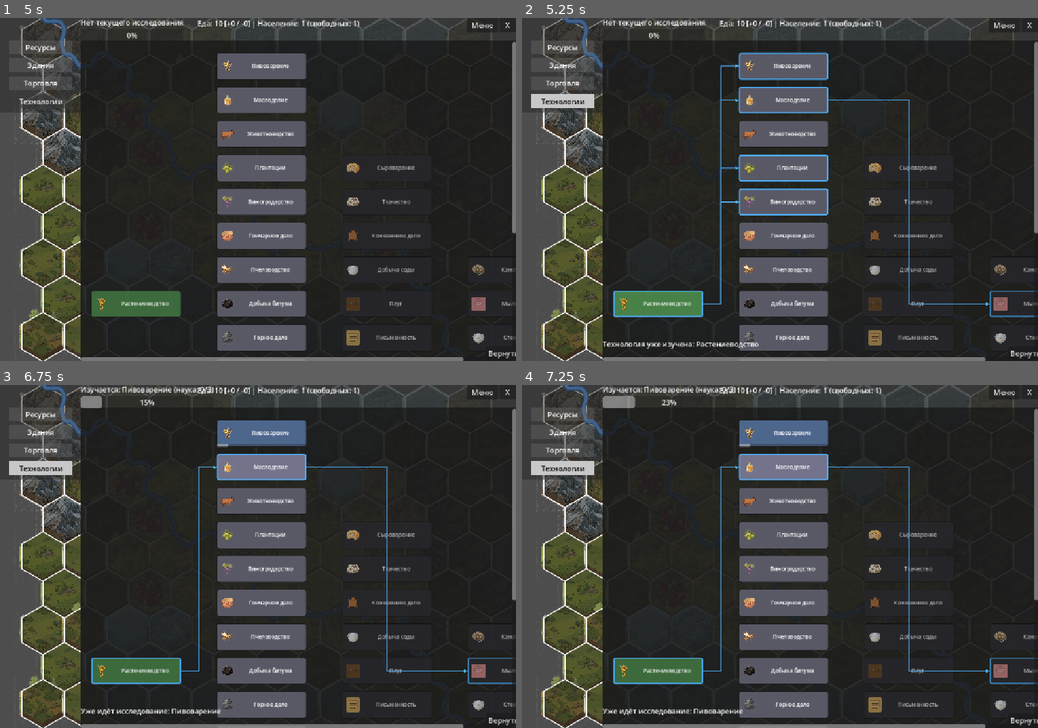
Above: before the commit, frames 1-4 (two rows, left to right).
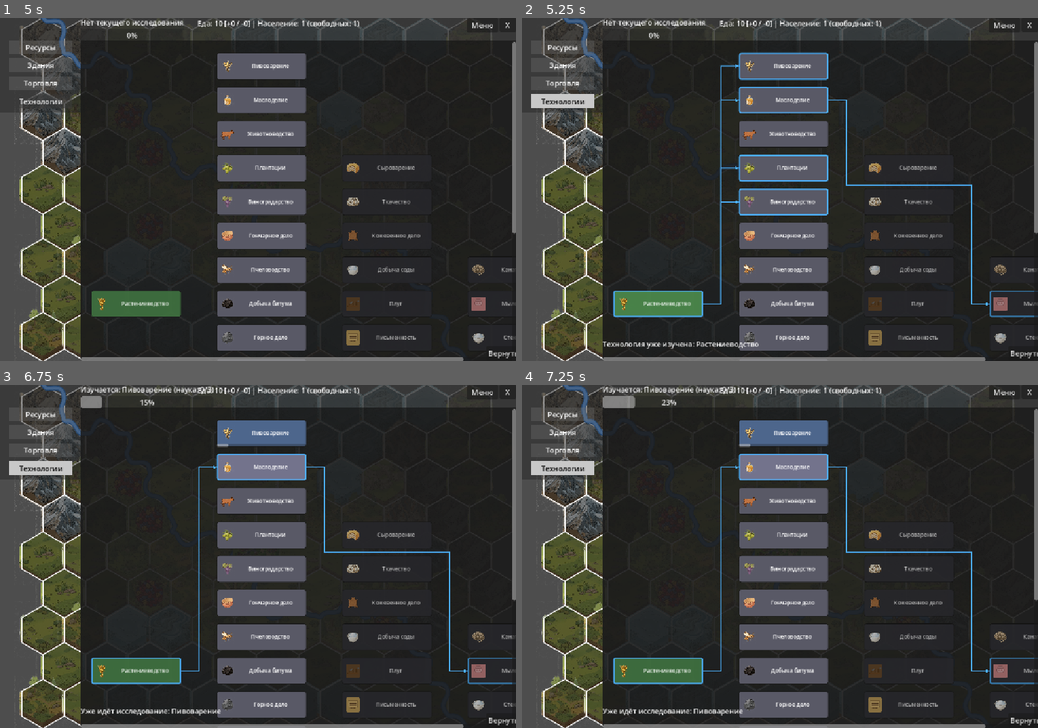
Above: after the commit, the same moments.

Repository: Night-Pryanik/The-City
Game: Godot game, scene res://scenes/main_menu.tscn
Same seed, same stepped clock (60 frames per second), same inputs: the game is played once before the commit and once after it.
Inputs (mouse positions are in pixels of both pictures, inside the frame that each line leads up to):
- Up to frame 1 (5 s): click "Новая игра" at 0.5 s; click (10, 48) at 1.25 s; click "Ресурсы" at 2 s; click "Здания" at 2.75 s; click "Торговля" at 3.5 s; click "Технологии" at 4.25 s
- Up to frame 2 (5.25 s): click (656, 302) at 5.02 s
- Up to frame 3 (6.75 s): click (263, 433) at 5.77 s; click (263, 467) at 6.52 s
- Up to frame 4 (7.25 s): no input

Frame 1 is identical in both runs. In frame 2, 0.5% of the frame differs, in the area x 62-88%, y 23-84%; in frame 3, 0.5%; in frame 4, 0.5%.

Commit message:
Улучшение отображения связей между дальними технологиями

Diff:
--- a/data/technologies.json
+++ b/data/technologies.json
@@ -236,7 +236,7 @@
       "era": "ancient",
       "science_cost": 3.0,
       "icon": "soda.png",
-      "prerequisites": [ [ "soda_extraction" ], [ "pottery" ] ],
+      "prerequisites": [ [ "soda_extraction", "pottery" ] ],
       "description": "Открывает дом стеклодела: песок и сода → стекло.",
       "flavor": "Веками гончары наблюдали, как песок и щелочь в их печах превращаются в блестящую стеклянную корку. Одн …(226 unchanged characters)…
     },
--- a/scripts/tech_tree.gd
+++ b/scripts/tech_tree.gd
@@ -796,14 +796,13 @@
             # Связанные стрелки подсвечиваем голубым.
             var color: Color = color_hover
 
-            # Зигзаг: горизонталь от родителя, вертикаль в середине, горизонталь к ребёнку.
-            var mid_x: float = (parent_right.x + child_left.x) * 0.5
-            var points := PackedVector2Array([
-                parent_right,
-                Vector2(mid_x, parent_right.y),
-                Vector2(mid_x, child_left.y),
-                child_left,
-            ])
+            # Путь стрелки: для соседних колонок — простой зигзаг,
+            # для дальних — через свободный Y-коридор, чтобы не рисовать
+            # поверх кнопок промежуточных колонок.
+            var points := _build_arrow_path(
+                parent_right, child_left,
+                parent_entry["column"], child_entry["column"]
+            )
             _arrows_layer.draw_polyline(points, color, line_width, true)
             _draw_arrow_head(child_left, Vector2(-1, 0), color, line_width)
 
@@ -816,6 +815,107 @@
     var p2: Vector2 = base - perp
     var points := PackedVector2Array([pos, p1, p2])
     _arrows_layer.draw_colored_polygon(points, color)
+
+func _column_gap_x(c: int) -> float:
+    # X-координата середины зазора между колонкой c и c+1 (в координатах _inner).
+    # Зазор пуст — вертикальные сегменты стрелок проводятся именно здесь,
+    # чтобы не пересекать кнопки соседних колонок.
+    return COL_PADDING + c * (BUTTON_WIDTH + COL_GAP) + BUTTON_WIDTH + COL_GAP * 0.5
+
+func _find_free_y_between(parent_col: int, child_col: int, target_y: float) -> float:
+    # Ищет свободный Y-уровень, на котором во ВСЕХ промежуточных колонках
+    # (parent_col+1 .. child_col-1) нет кнопок. Возвращает Y, ближайший к
+    # target_y, или -1, если свободного уровня не существует.
+    #
+    # Горизонтальный сегмент стрелки, идущий от колонки parent_col к child_col,
+    # физически пересекает промежуточные колонки. Чтобы не рисовать поверх
+    # кнопок, он должен пройти на Y, свободном от кнопок во всех этих колонках.
+    var occupied: Array = [] # [y_start, y_end] занятых интервалов
+    for c in range(parent_col + 1, child_col):
+        var col: Control = _columns[c]
+        for tech_id in _tech_nodes:
+            var entry = _tech_nodes[tech_id]
+            if entry["column"] != c:
+                continue
+            var btn: Button = entry["button"]
+            var y: float = col.position.y + btn.position.y
+            occupied.append([y, y + BUTTON_HEIGHT])
+    if occupied.is_empty():
+        # Нет промежуточных колонок — любой Y свободен.
+        return target_y
+
+    # Сортируем по y_start.
+    occupied.sort()
+
+    # Запас на толщину линии (2px) + небольшой отступ, чтобы линия не
+    # касалась кнопок вплотную.
+    var margin: float = 4.0
+    var best_y: float = -1.0
+    var best_dist: float = INF
+    var cursor: float = 0.0 # начало текущего свободного промежутка
+
+    for interval in occupied:
+        var y_start: float = interval[0]
+        var y_end: float = interval[1]
+        if y_start - cursor > margin * 2.0:
+            # Свободный промежуток [cursor, y_start] достаточно широк.
+            var free_y: float = (cursor + y_start) * 0.5
+            var dist: float = absf(free_y - target_y)
+            if dist < best_dist:
+                best_dist = dist
+                best_y = free_y
+        cursor = max(cursor, y_end)
+
+    # Промежуток после последнего занятого интервала — до конца дерева.
+    if _inner.size.y - cursor > margin * 2.0:
+        var free_y: float = (cursor + _inner.size.y) * 0.5
+        var dist: float = absf(free_y - target_y)
+        if dist < best_dist:
+            best_y = free_y
+
+    return best_y
+
+func _build_arrow_path(parent_right: Vector2, child_left: Vector2, parent_col: int, child_col: int) -> PackedVector2Array:
+    # Строит ломаную линию стрелки от правого края родителя до левого края ребёнка.
+    #
+    # Для соседних колонок (child_col - parent_col == 1) — простой зигзаг:
+    # вертикальный сегмент лежит в пустом зазоре между колонками и не
+    # пересекает кнопки.
+    #
+    # Для дальних колонок (child_col - parent_col > 1) — путь через свободный
+    # Y-коридор: вертикальные сегменты в зазорах между колонками, горизонтальный
+    # сегмент на Y, свободном от кнопок во всех промежуточных колонках.
+    if child_col - parent_col <= 1:
+        var mid_x: float = (parent_right.x + child_left.x) * 0.5
+        return PackedVector2Array([
+            parent_right,
+            Vector2(mid_x, parent_right.y),
+            Vector2(mid_x, child_left.y),
+            child_left,
+        ])
+
+    var target_y: float = (parent_right.y + child_left.y) * 0.5
+    var free_y: float = _find_free_y_between(parent_col, child_col, target_y)
+    if free_y < 0.0:
+        # Свободного коридора нет — fallback на простой зигзаг.
+        var mid_x: float = (parent_right.x + child_left.x) * 0.5
+        return PackedVector2Array([
+            parent_right,
+            Vector2(mid_x, parent_right.y),
+            Vector2(mid_x, child_left.y),
+            child_left,
+        ])
+
+    var gap1_x: float = _column_gap_x(parent_col)
+    var gap2_x: float = _column_gap_x(child_col - 1)
+    return PackedVector2Array([
+        parent_right,
+        Vector2(gap1_x, parent_right.y),
+        Vector2(gap1_x, free_y),
+        Vector2(gap2_x, free_y),
+        Vector2(gap2_x, child_left.y),
+        child_left,
+    ])
 
 func _process(delta: float) -> void:
     # Плавная интерполяция прогресс-бара исследования. Без неё бар
